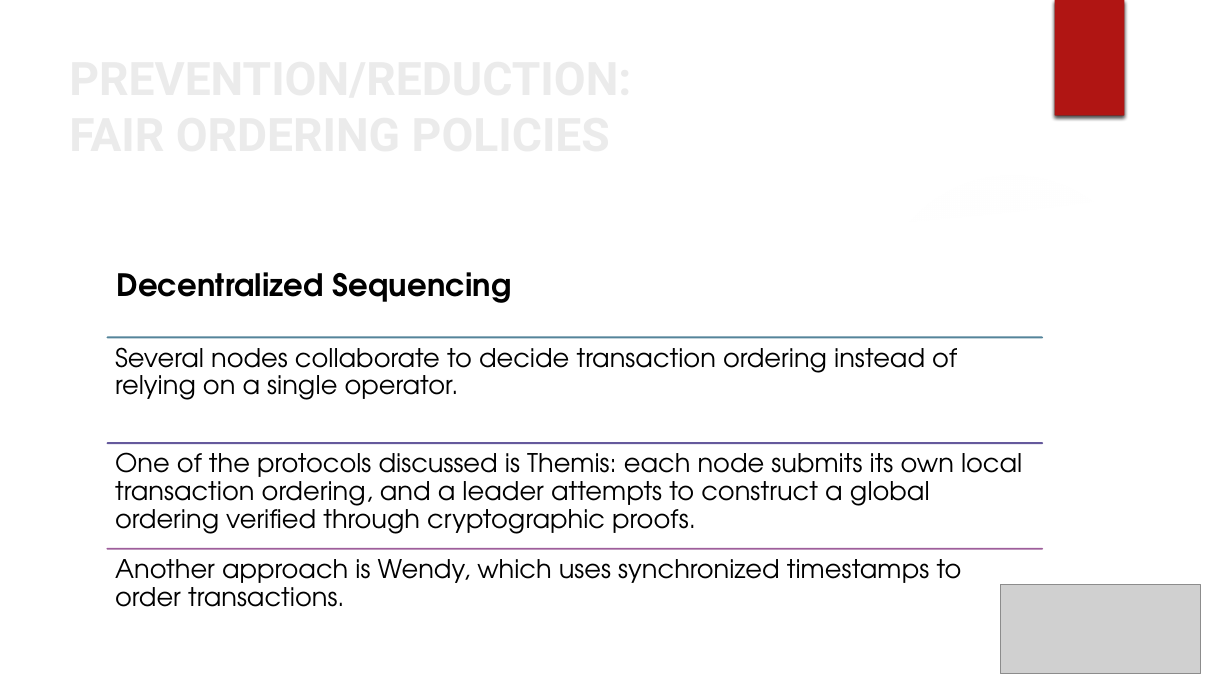
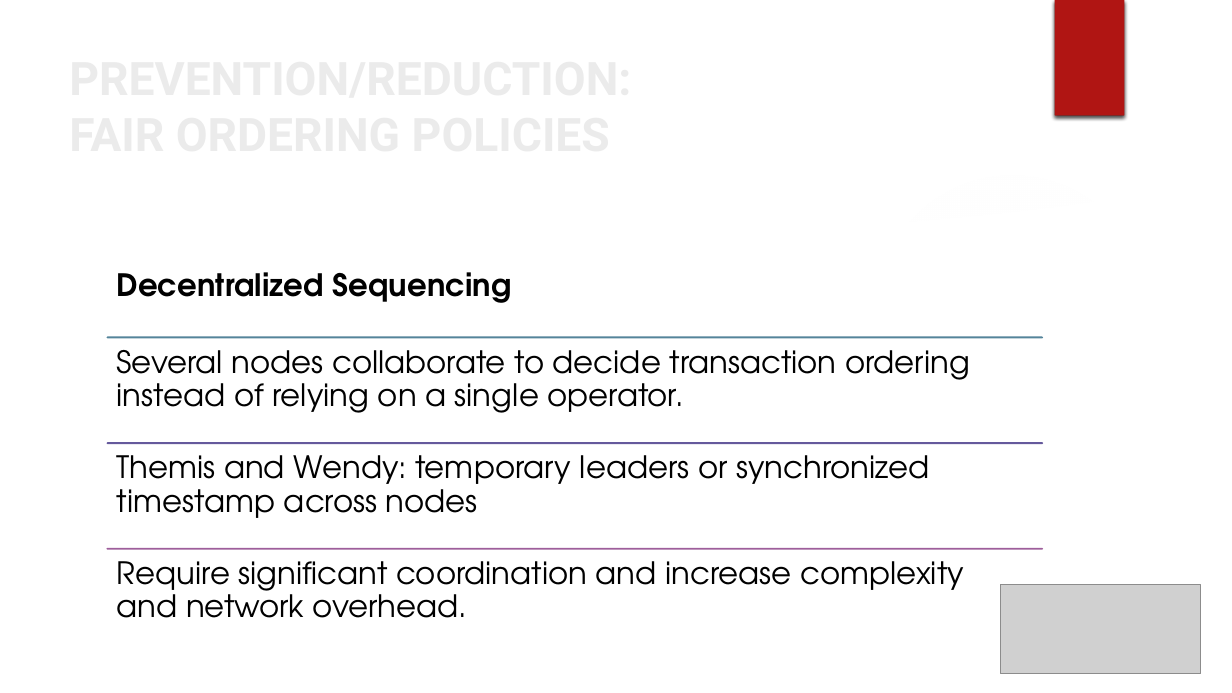
Before and after one commit to CamillaMagistrello/DECENTRALIZED_SYSTEM, a slide deck: slide 6 of SEMINARIO/MEV.pptx. Drawn at 1232x693 pixels with LibreOffice and Linux fonts; fonts in the diff are those of the drawing; grey boxes stand for pictures; background and template pictures are left out. Boxes give left, top, right and bottom in pixels: in the first picture for what was removed or moved away, otherwise in the second. Text is boxed around its words. In the diff, an @@ line names an element or a change of style, - is before the commit and + after.

```diff
--- a/SEMINARIO/MEV.pptx
+++ b/SEMINARIO/MEV.pptx
@@ text "Several nodes collaborate to decide ..." at (x1=117, y1=350, x2=837, y2=413): size 20 to 24 pt; more space between paragraphs @@
@@ text at (x1=117, y1=455, x2=930, y2=518): text changed; size 20 to 24 pt @@
-One of the protocols discussed is Themis: each node submits its own local transaction ordering, and a leader attempts to construct a global ordering verified through cryptographic proofs.
+Themis and Wendy: temporary leaders or synchronized timestamp across nodes
@@ text at (x1=117, y1=561, x2=964, y2=618): text changed; size 20 to 24 pt @@
-Another approach is Wendy, which uses synchronized timestamps to order transactions.
+Require significant coordination and increase complexity and network overhead.
```
Also in this commit, not shown: 7 other slides changed.
